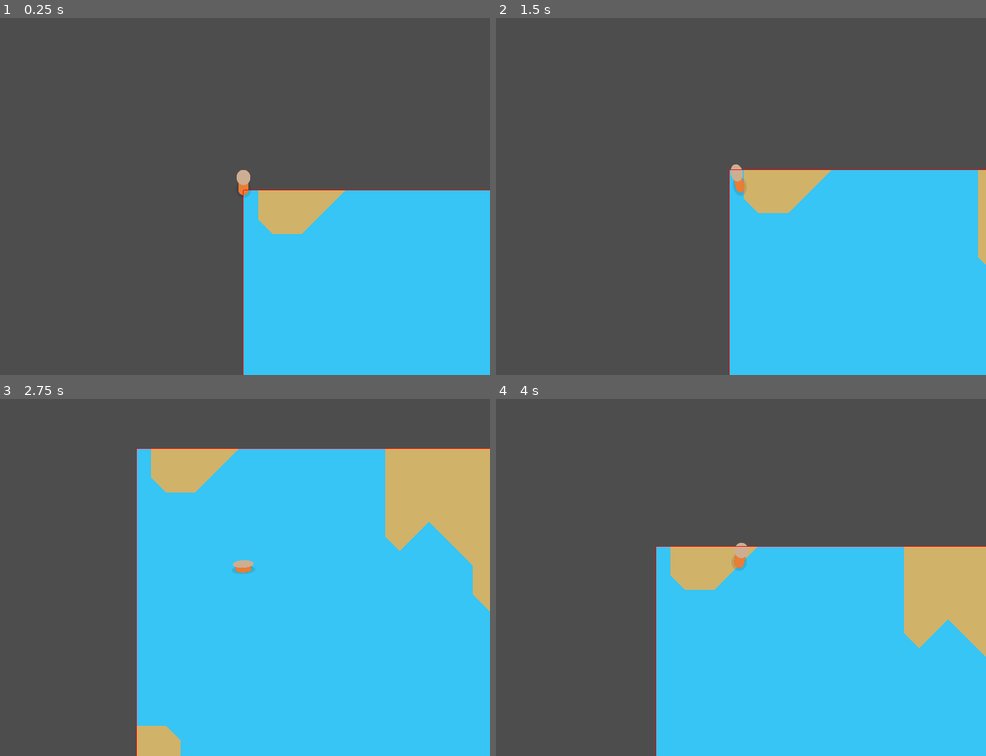
Above: before the commit, frames 1-4 (two rows, left to right).
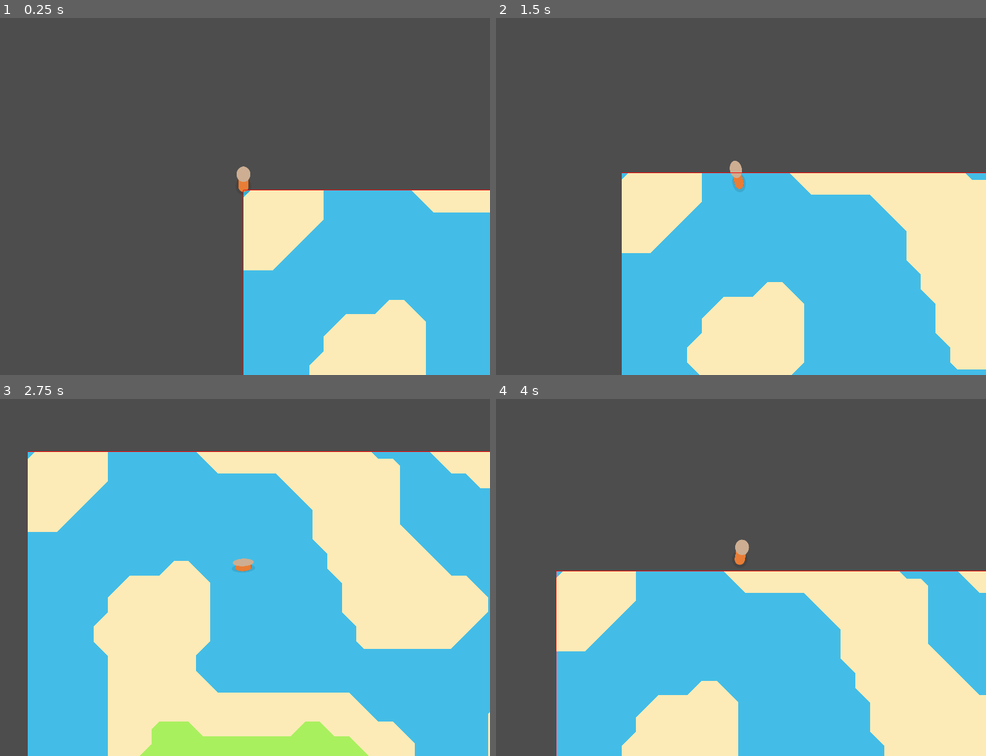
Above: after the commit, the same moments.

Repository: Large-Guy/Archipelinaut
Game: Godot game, scene res://scenes/game.tscn
Same seed, same stepped clock (60 frames per second), same inputs: the game is played once before the commit and once after it.
Inputs:
- Up to frame 1 (0.25 s): no input
- Up to frame 2 (1.5 s): tap Enter at 0.5 s; hold D (move_right) 0.53-1.28 s; hold S (move_down) from 1.28 s (still down)
- Up to frame 3 (2.75 s): release S (move_down) at 2.03 s; hold D (move_right) from 2.03 s (still down)
- Up to frame 4 (4 s): release D (move_right) at 2.78 s; hold W (move_up) 2.78-3.53 s; hold A (move_left) from 3.53 s (still down)

The runs differ from the first frame. In frame 1, 7.7% of the frame differs, in the area x 48-100%, y 41-100%; in frame 2, 27%; in frame 3, 54%, in the area x 5-100%, y 13-100%; in frame 4, 33%.

Commit message:
Better world gen

Diff:
--- a/project.godot
+++ b/project.godot
@@ -14,6 +14,10 @@
 run/main_scene="res://scenes/game.tscn"
 config/features=PackedStringArray("4.3", "Forward Plus")
 config/icon="res://icon.svg"
+
+[autoload]
+
+Globals="*res://scripts/globals.gd"
 
 [display]
 
--- a/scenes/game.tscn
+++ b/scenes/game.tscn
@@ -1,19 +1,10 @@
-[gd_scene load_steps=8 format=3 uid="uid://b74kg5jhnm2ir"]
+[gd_scene load_steps=6 format=3 uid="uid://b74kg5jhnm2ir"]
 
 [ext_resource type="PackedScene" uid="uid://edtpd4bdsoyj" path="res://scenes/prefabs/entities/player.tscn" id="1_6e8vm"]
-[ext_resource type="AudioStream" uid="uid://67c2be10cdy0" path="res://audio/music/day.wav" id="2_dubdw"]
+[ext_resource type="AudioStream" uid="uid://xhkyh1epyjtf" path="res://audio/ambience/ocean.wav" id="2_381ys"]
 [ext_resource type="PackedScene" uid="uid://bkykj85uqqcbk" path="res://scenes/prefabs/game/chunk.tscn" id="3_rfjr8"]
 [ext_resource type="Script" path="res://scripts/world_generation.gd" id="4_01vym"]
-[ext_resource type="Shader" path="res://graphics/shaders/water.gdshader" id="5_63i2v"]
-
-[sub_resource type="FastNoiseLite" id="FastNoiseLite_unbqr"]
-seed = 5
-frequency = 0.0427
-
-[sub_resource type="ShaderMaterial" id="ShaderMaterial_b8634"]
-shader = ExtResource("5_63i2v")
-shader_parameter/color_shallow = Color(0.211765, 0.772549, 0.956863, 1)
-shader_parameter/color_deep = Color(0.219608, 0.34902, 0.701961, 1)
+[ext_resource type="Resource" uid="uid://bd52rntyidl4e" path="res://world/biomes/default.tres" id="5_lodh1"]
 
 [node name="Game" type="Node2D"]
 
@@ -23,19 +14,14 @@
 zoom = Vector2(0.5, 0.5)
 
 [node name="AudioStreamPlayer" type="AudioStreamPlayer" parent="."]
-stream = ExtResource("2_dubdw")
+stream = ExtResource("2_381ys")
 autoplay = true
 
 [node name="Chunk" parent="." instance=ExtResource("3_rfjr8")]
-noise = null
+scale = Vector2(64, 64)
 
 [node name="Node2D" type="Node2D" parent="Chunk" node_paths=PackedStringArray("water")]
+scale = Vector2(0.015625, 0.015625)
 script = ExtResource("4_01vym")
-noise = SubResource("FastNoiseLite_unbqr")
-water = NodePath("../Water")
-
-[node name="Water" type="ColorRect" parent="Chunk"]
-z_index = -4096
-material = SubResource("ShaderMaterial_b8634")
-offset_right = 32.0
-offset_bottom = 32.0
+biome = ExtResource("5_lodh1")
+water = NodePath("")
--- a/scenes/prefabs/entities/player.tscn
+++ b/scenes/prefabs/entities/player.tscn
@@ -139,7 +139,7 @@
 [node name="Player" type="Sprite2D" parent="Sprite"]
 rotation = 0.349066
 texture = ExtResource("1_sfhjk")
-offset = Vector2(0, -16.8797)
+offset = Vector2(0, -30)
 
 [node name="Animation" type="AnimationPlayer" parent="."]
 root_node = NodePath(".")
--- a/scenes/prefabs/game/chunk.tscn
+++ b/scenes/prefabs/game/chunk.tscn
@@ -1,13 +1,14 @@
-[gd_scene load_steps=3 format=3 uid="uid://bkykj85uqqcbk"]
+[gd_scene load_steps=2 format=3 uid="uid://bkykj85uqqcbk"]
 
 [ext_resource type="Script" path="res://scripts/marching_squares.gd" id="1_a4fo5"]
-
-[sub_resource type="FastNoiseLite" id="FastNoiseLite_8eurg"]
-frequency = 0.0828
 
 [node name="Chunk" type="StaticBody2D"]
 scale = Vector2(128, 128)
 script = ExtResource("1_a4fo5")
 size = 32
-tile_colors = Array[Color]([Color(0.819608, 0.698039, 0.411765, 1), Color(0.72549, 0.8, 0.360784, 1)])
-noise = SubResource("FastNoiseLite_8eurg")
+
+[node name="ColorRect" type="ColorRect" parent="."]
+z_index = -4096
+offset_right = 32.0
+offset_bottom = 32.0
+color = Color(0.264204, 0.740298, 0.906145, 1)
--- /dev/null
+++ b/scripts/biome.gd
@@ -0,0 +1,42 @@
+extends Resource
+
+class_name Biome
+
+@export_group("Generation")
+@export var amplitudes: Array[float]
+@export var noiseLayers: Array[FastNoiseLite]
+
+@export_group("Tileset")
+@export_range(0,1) var tile_amplitudes_percentage: Array[float]
+@export var tiles: Array[Tile]
+
+func sample_height(pos: Vector2) -> float:
+	var height: float = 0
+	for i in range(noiseLayers.size()):
+		height += (noiseLayers[i].get_noise_2dv(pos) + 1) / 2 * amplitudes[i]
+
+	return height
+
+func sample_height_normalized(pos: Vector2) -> float:
+	var height: float = 0
+	var max: float = 0
+
+	for i in range(noiseLayers.size()):
+		height += (noiseLayers[i].get_noise_2dv(pos) + 1) / 2 * amplitudes[i]
+		max += amplitudes[i]
+
+
+	return height / max
+
+func sample_tile(pos: Vector2) -> Tile:
+	var height: float = sample_height_normalized(pos)
+
+	var current_tile: Tile = null
+
+	for tile in range(tile_amplitudes_percentage.size()):
+		if(height > tile_amplitudes_percentage[tile]):
+			current_tile = tiles[tile]
+		else:
+			break
+
+	return current_tile
--- /dev/null
+++ b/scripts/globals.gd
@@ -0,0 +1,15 @@
+extends Node
+
+var tilesIDs = {}
+var tiles = []
+
+var world_seed: int = 0
+
+func _ready():
+	world_seed = randi()
+
+	tilesIDs[null] = -1
+	for file_name in DirAccess.get_files_at("res://world/tiles/"):
+		if (file_name.get_extension() == "tres"):
+			load("res://world/tiles/" + file_name)
+	print("Tiles loaded!")
--- a/scripts/marching_squares.gd
+++ b/scripts/marching_squares.gd
@@ -1,8 +1,6 @@
 extends StaticBody2D
 
 @export var size: int
-@export var tile_colors: Array[Color]
-@export var noise: FastNoiseLite
 
 var tiles: PackedInt32Array
 
@@ -132,13 +130,13 @@
 
 		meshs[i].mesh = generate_mesh(key)
 		meshs[i].z_index = -4096 + 20
-		meshs[i].modulate = tile_colors[key]
+		meshs[i].modulate = Globals.tiles[key].color
 		i += 1
 
 	vertices.clear()
 	indices.clear()
 	generate_mesh(-1)
-	generate_collision()
+	#generate_collision()
 
 func generate_mesh(i: int) -> ArrayMesh:
 	var c = 0
--- /dev/null
+++ b/scripts/tile.gd
@@ -0,0 +1,11 @@
+extends Resource
+
+class_name Tile
+
+@export var name: String
+@export var color: Color
+@export var tile_behavior: GDScript
+
+func _init() -> void:
+	Globals.tilesIDs[self] = Globals.tiles.size()
+	Globals.tiles.append(self)
--- a/scripts/world_generation.gd
+++ b/scripts/world_generation.gd
@@ -1,29 +1,21 @@
 extends Node2D
 
-@export var noise: FastNoiseLite
+@export var chunk: StaticBody2D
+@export var biome: Biome
 @export var water: ColorRect
-
-var chunk: StaticBody2D
 
 # Called when the node enters the scene tree for the first time.
 func _ready() -> void:
 	await get_tree().process_frame
-	chunk = get_parent()
-	noise = noise.duplicate()
-	noise.seed = 5
-	noise.offset += Vector3(global_position.x / chunk.scale.x,global_position.y / chunk.scale.y,0)
-	var noiseTexture: Texture = NoiseTexture2D.new()
-	noiseTexture.noise = noise.duplicate()
-	noiseTexture.noise.frequency /= 32
-
-	water.material = water.material.duplicate()
-	water.material.set_shader_parameter("noise", noiseTexture)
-
+	for noise in biome.noiseLayers:
+		noise.seed = Globals.world_seed
+	if(chunk == null):
+		chunk = get_parent()
 	generate()
 
 func generate():
 	for y in range(chunk.size + 1):
 		for x in range(chunk.size + 1):
-			var n: int = floor(noise.get_noise_2d(x,y) * (chunk.tile_colors.size()))
-			chunk.set_tile(x,y,n)
+			var tileID = Globals.tilesIDs[biome.sample_tile(Vector2(x,y) + chunk.global_position / chunk.global_scale)]
+			chunk.set_tile(x,y,tileID)
 	chunk.generate()
--- /dev/null
+++ b/world/biomes/default.tres
@@ -0,0 +1,17 @@
+[gd_resource type="Resource" script_class="Biome" load_steps=6 format=3 uid="uid://bd52rntyidl4e"]
+
+[ext_resource type="Script" path="res://scripts/biome.gd" id="1_nkox5"]
+[ext_resource type="Script" path="res://scripts/tile.gd" id="2_qyev4"]
+[ext_resource type="Resource" uid="uid://53vfym03ceql" path="res://world/tiles/sand.tres" id="3_4r2hd"]
+[ext_resource type="Resource" uid="uid://btvekshuw87s8" path="res://world/tiles/grass.tres" id="4_e46ux"]
+
+[sub_resource type="FastNoiseLite" id="FastNoiseLite_gew1v"]
+frequency = 0.0701
+fractal_type = 0
+
+[resource]
+script = ExtResource("1_nkox5")
+amplitudes = Array[float]([1.0])
+noiseLayers = Array[FastNoiseLite]([SubResource("FastNoiseLite_gew1v")])
+tile_amplitudes_percentage = Array[float]([0.522, 0.808])
+tiles = Array[ExtResource("2_qyev4")]([ExtResource("3_4r2hd"), ExtResource("4_e46ux")])
--- /dev/null
+++ b/world/tiles/grass.tres
@@ -0,0 +1,8 @@
+[gd_resource type="Resource" script_class="Tile" load_steps=2 format=3 uid="uid://btvekshuw87s8"]
+
+[ext_resource type="Script" path="res://scripts/tile.gd" id="1_3ipcq"]
+
+[resource]
+script = ExtResource("1_3ipcq")
+name = "grass"
+color = Color(0.662745, 0.941176, 0.372549, 1)
--- /dev/null
+++ b/world/tiles/sand.tres
@@ -0,0 +1,8 @@
+[gd_resource type="Resource" script_class="Tile" load_steps=2 format=3 uid="uid://53vfym03ceql"]
+
+[ext_resource type="Script" path="res://scripts/tile.gd" id="1_y6b4r"]
+
+[resource]
+script = ExtResource("1_y6b4r")
+name = "sand"
+color = Color(0.988235, 0.921569, 0.713726, 1)
